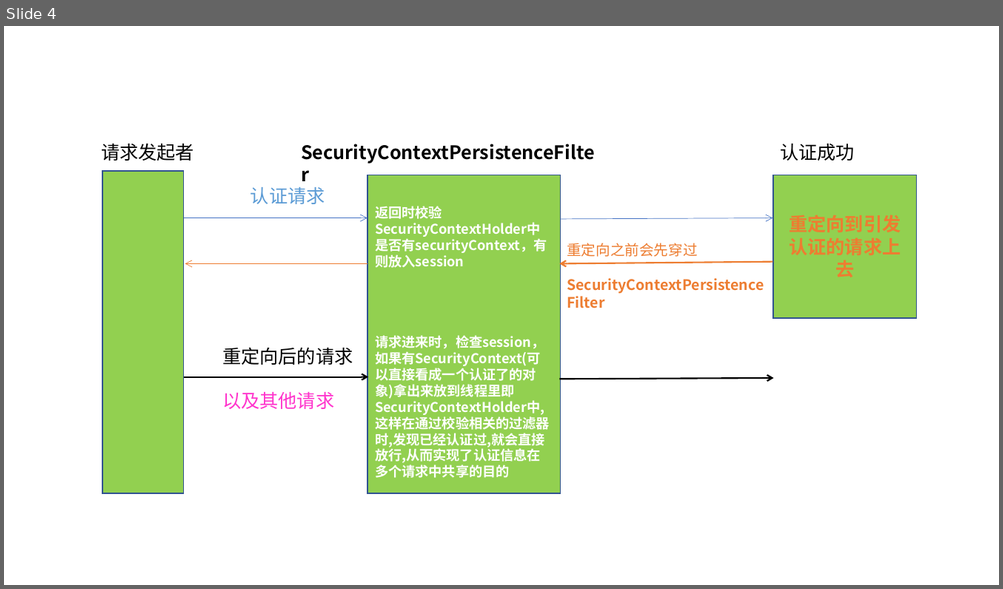
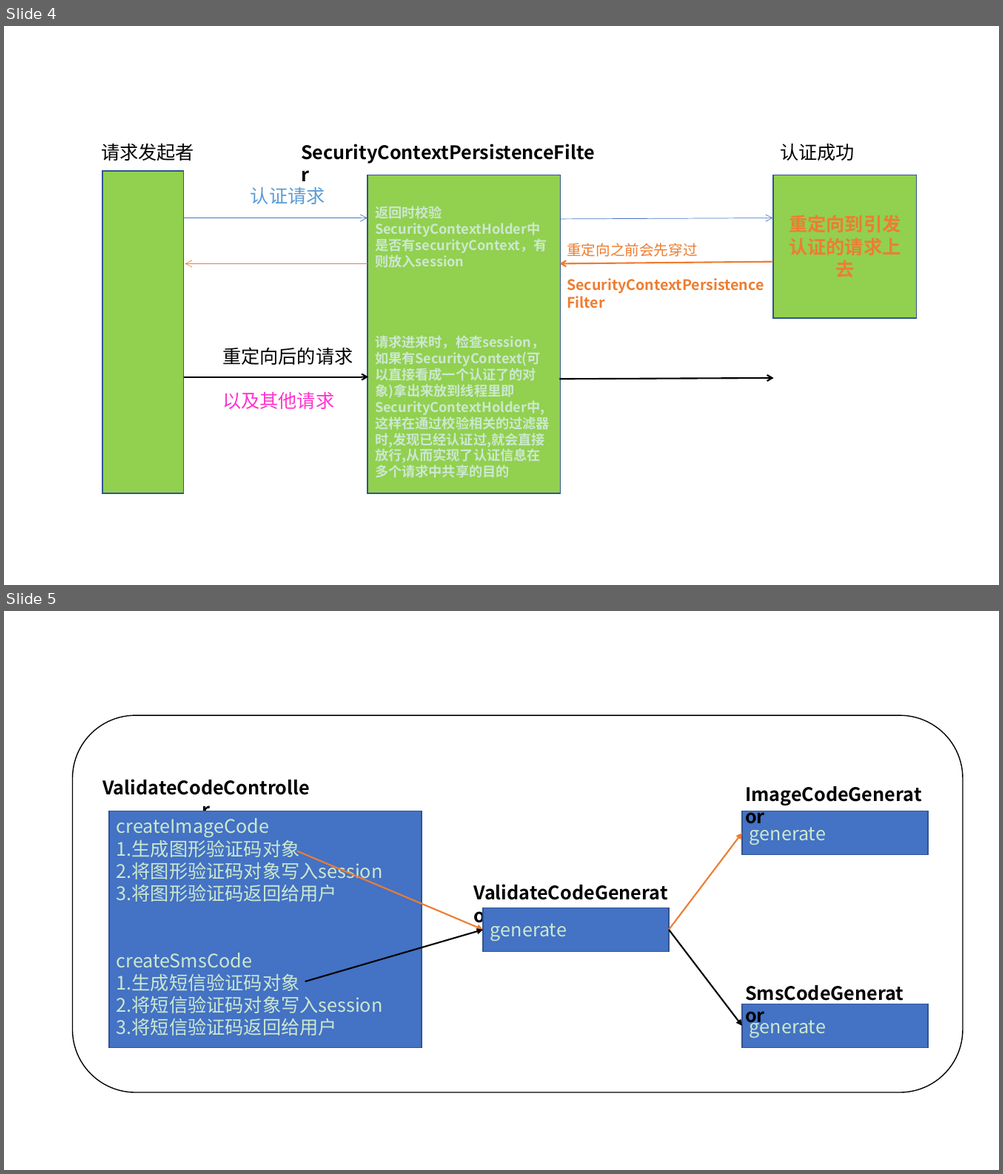
Before and after one commit to nieandsun/security, a slide deck: src/main/resources/docs/表单登陆认证、spring-security原理图.pptx. Shown one above the other, each under a label of ours: slide 4 before the commit, slides 4 and 5 after it. The pictures are 1003x589 and 1003x1174 pixels, drawn with LibreOffice and Linux fonts; fonts in the diff are those of the drawing. Boxes give left, top, right and bottom in pixels: in the first picture for what was removed or moved away, otherwise in the second. Text is boxed around its words. In the diff, an @@ line names an element or a change of style, - is before the commit and + after.

Commit message:
spring-security入门11---短信验证码(二)----重构---模板模式

```diff
--- a/src/main/resources/docs/表单登陆认证、spring-security原理图.pptx
+++ b/src/main/resources/docs/表单登陆认证、spring-security原理图.pptx
@@ slide 5 added at [4, 611, 999, 1170], background #CCE8CF @@
@@ rounded rectangle added at [73, 715, 963, 1093], outline #000000 1 pt @@
@@ text added at [95, 772, 317, 802], 18 pt, text #000000, bold @@
+ValidateCodeController
@@ text added at [737, 780, 936, 809], 18 pt, text #000000, bold @@
+ImageCodeGenerator
@@ rectangle added at [109, 811, 422, 1048], fill #4472C4, outline #325491 1 pt, 18 pt, text #CCE8CF @@
+createImageCode
+1.生成图形验证码对象
+2.将图形验证码对象写入session
+3.将图形验证码返回给用户
+createSmsCode
+1.生成短信验证码对象
+2.将短信验证码对象写入session
+3.将短信验证码返回给用户
@@ rectangle added at [742, 811, 928, 854], fill #4472C4, outline #325491 1 pt, 18 pt, text #CCE8CF @@
+generate
@@ arrow added from (297, 851) to (483, 931), #ED7D31 1.5 pt @@
@@ arrow added from (669, 931) to (742, 833), #ED7D31 1.5 pt @@
@@ text added at [466, 878, 681, 908], 18 pt, text #000000, bold @@
+ValidateCodeGenerator
@@ rectangle added at [483, 908, 669, 951], fill #4472C4, outline #325491 1 pt, 18 pt, text #CCE8CF @@
+generate
@@ arrow added from (305, 982) to (483, 931), #000000 1.5 pt @@
@@ arrow added from (669, 931) to (742, 1027), #000000 1.5 pt @@
@@ text added at [737, 978, 918, 1008], 18 pt, text #000000, bold @@
+SmsCodeGenerator
@@ rectangle added at [742, 1004, 928, 1048], fill #4472C4, outline #325491 1 pt, 18 pt, text #CCE8CF @@
+generate
@@ slide 4 changed as well @@
@@ background #FFFFFF to #CCE8CF @@
@@ rectangle "返回时校验SecurityContextHolder中是否有securityContext，有则放入session" at [367, 175, 560, 494]: text colour #FFFFFF to #CCE8CF @@
```
Also in this commit, not shown: 3 other slides changed, 1 other slide added, 12 other files.
